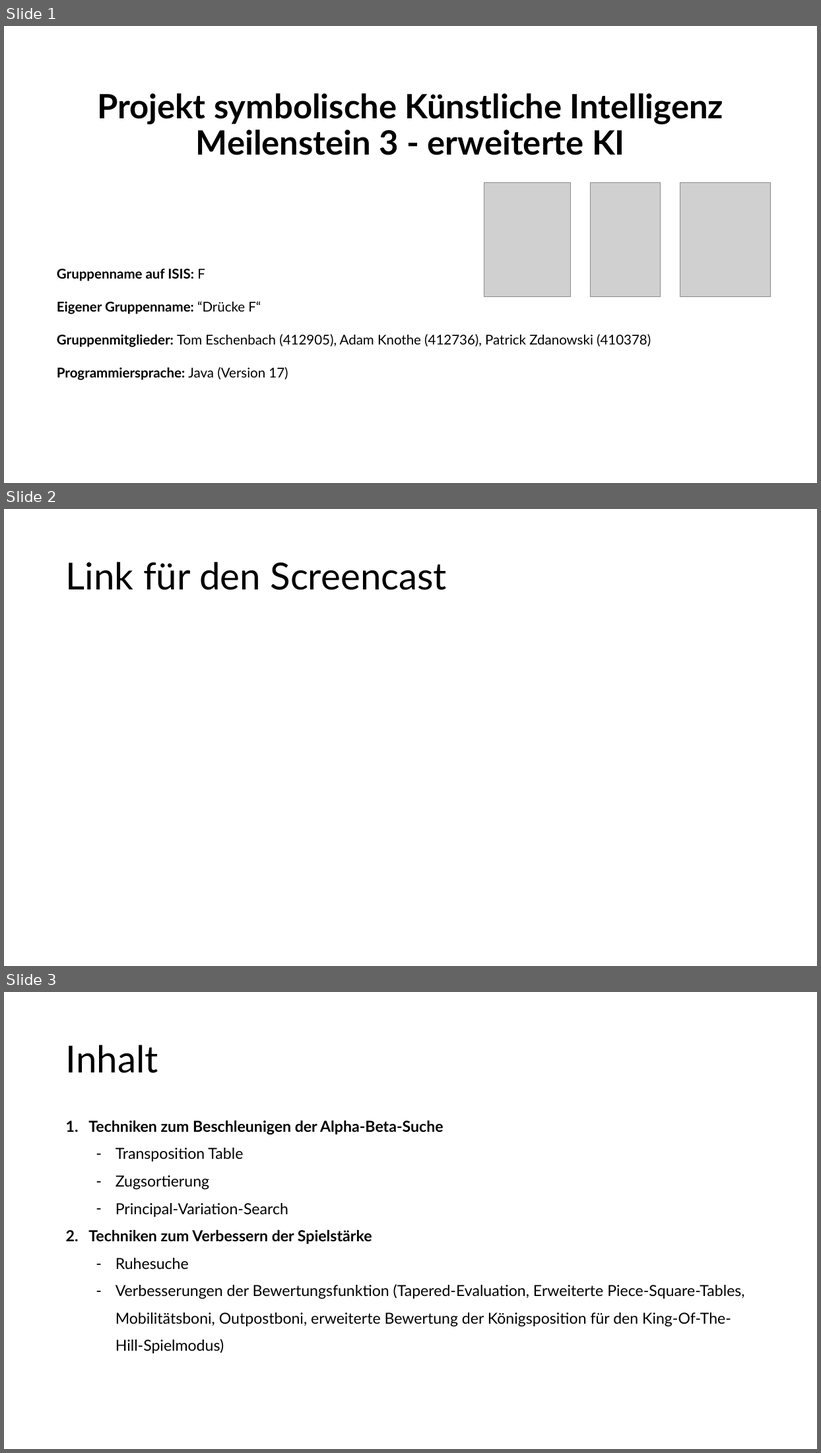
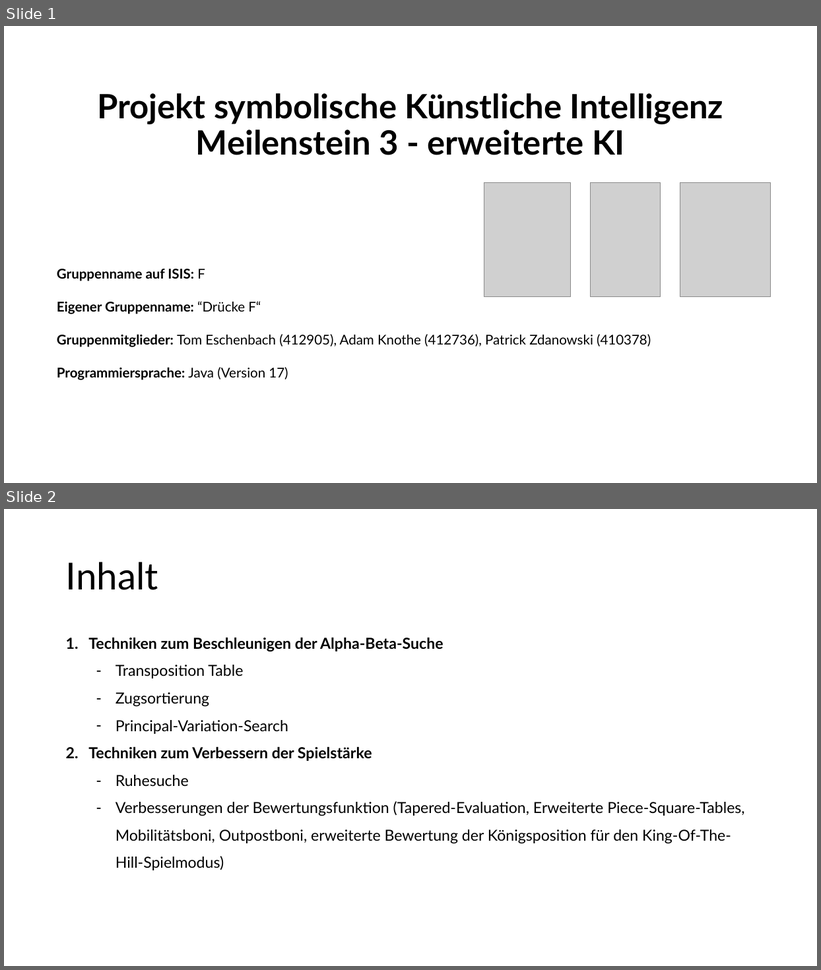
Before and after one commit to patrickzda/chess_engine, a slide deck: presentations/PJ_KI_MST3.pptx. Shown one above the other, each under a label of ours: slides 1, 2 and 3 before the commit, slides 1 and 2 after it. The pictures are 821x1453 and 821x970 pixels, drawn with LibreOffice and Linux fonts; fonts in the diff are those of the drawing; grey boxes stand for pictures. Boxes give left, top, right and bottom in pixels: in the first picture for what was removed or moved away, otherwise in the second. Text is boxed around its words. In the diff, an @@ line names an element or a change of style, - is before the commit and + after.

```diff
--- a/presentations/PJ_KI_MST3.pptx
+++ b/presentations/PJ_KI_MST3.pptx
@@ slide 2 removed at (x1=4, y1=509, x2=817, y2=966), background #FFFFFF @@
@@ title removed at (x1=66, y1=562, x2=447, y2=590) @@
-Link für den Screencast
@@ what was slide 3 is now slide 2 @@
```
Also in this commit, not shown: 3 slides changed.
